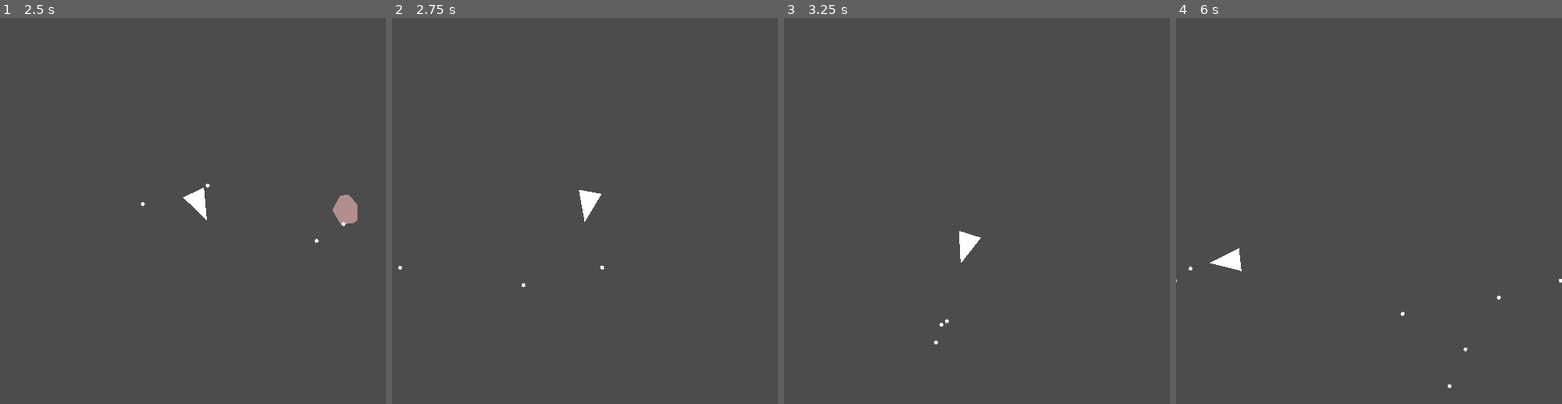
Above: before the commit, frames 1-4 (left to right).
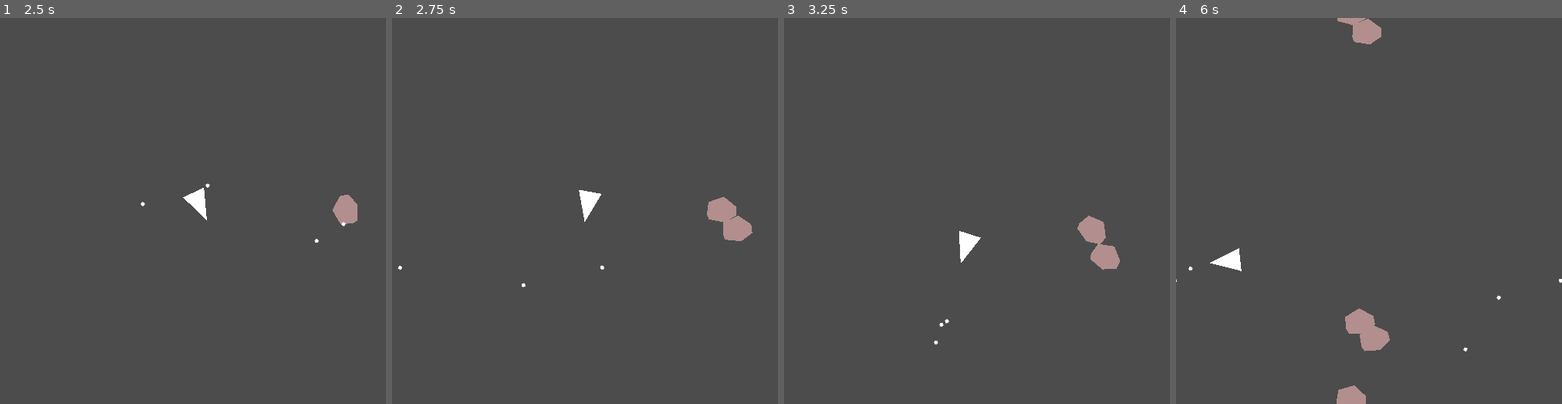
Above: after the commit, the same moments.

Repository: leddkire/godot-asteroids
Game: Godot game, scene res://Main.tscn
The game is run twice, just before and just after one commit, with the same random seed, the same clock (stepped at 60 frames per second) and the same inputs.
Inputs (mouse positions are in pixels of both pictures, inside the frame that each line leads up to):
- Up to frame 1 (2.5 s): move the mouse to (277, 191) at 0.52 s; hold Right (move_right) 0.53-1.28 s; tap Space (shoot_projectile) at 0.6, 1.35, 2.1 s; click (277, 191) at 0.67 s; move the mouse to (115, 230) at 1.27 s; hold Left (move_left) 1.28-2.03 s; move the mouse to (231, 126) at 2.02 s; hold Right (move_right) from 2.03 s (still down)
- Up to frame 2 (2.75 s): keep holding Right (move_right)
- Up to frame 3 (3.25 s): move the mouse to (957, 288) at 2.77 s; release Right (move_right) at 2.78 s; hold Up (move_up) from 2.78 s (still down); tap Space (shoot_projectile) at 2.85 s; click (957, 288) at 2.92 s
- Up to frame 4 (6 s): move the mouse to (1484, 268) at 3.52 s; release Up (move_up) at 3.53 s; hold Left (move_left) 3.53-5.78 s; tap Space (shoot_projectile) every 0.75 s from 3.6 to 5.85 s; move the mouse to (1253, 153) at 4.27 s; move the mouse to (1388, 211) at 5.02 s; click (1388, 211) at 5.17 s; move the mouse to (1311, 114) at 5.77 s; hold Right (move_right) from 5.78 s (still down)

Frame 1 is identical in both runs. In frame 2, 0.7% of the frame differs, in the area x 81-94%, y 46-58%; in frame 3, 0.8%; in frame 4, 1.5%, in the area x 41-72%, y 0-100%.

Commit message:
Implement splitting rule for asteroids

Diff:
--- a/Main.gd
+++ b/Main.gd
@@ -31,10 +31,18 @@
     var center_asteroid = asteroid_scene.instance()
     center_asteroid.position = Vector2(100,100) # Position should be random
     add_child(center_asteroid)
+    center_asteroid.size = "L"
     center_asteroid.screen_id = EntityCensus.issue_new_id()
     EntityCensus.add_entity_to_census(center_asteroid)
-    var surrounding_asteroids = generate_screen_wrap_objects(asteroid_scene, 8, center_asteroid.screen_id)
+    var surrounding_asteroids = generate_asteroid_screen_wrap_objects(asteroid_scene, 8, center_asteroid.screen_id)
     entity_screen_wrap_rule.reposition_around(center_asteroid, surrounding_asteroids)
+
+func generate_asteroid_screen_wrap_objects(scene, amount_to_instance, screen_id):
+    var objects = []
+    for object in generate_screen_wrap_objects(scene, amount_to_instance, screen_id):
+        object.size = "L"
+        objects.append(object)
+    return objects
 
 func generate_screen_wrap_objects(scene, amount_to_instance, screen_id):
     var objects = []
--- a/asteroids/Asteroid.gd
+++ b/asteroids/Asteroid.gd
@@ -2,10 +2,18 @@
 class_name Asteroid
 
 var screen_id
+var size
+
+onready var splitting_rule_resource = load("res://rules/splitting/AsteroidSplittingRule.gd")
+var splitting_rule: AsteroidSplittingRule
 
 func _ready():
     self.custom_integrator = false
     add_to_group(GroupConstants.DRIFTS)
+    self.splitting_rule = splitting_rule_resource.new()
+
+func initialize(initial_size):
+    print_debug("Initialized new asteroid: " + self.name + " with size: " + size)
 
 func set_new_position(pos: Vector2):
     var current_velocity = self.linear_velocity
@@ -23,8 +31,7 @@
     queue_free()
 
 func can_be_split() -> bool:
-    return false
+    return splitting_rule.can_be_split(self)
 
 func split():
-    queue_free()
-    return []
+    return splitting_rule.split(self)
--- a/project.godot
+++ b/project.godot
@@ -13,6 +13,11 @@
 "class": "Asteroid",
 "language": "GDScript",
 "path": "res://asteroids/Asteroid.gd"
+}, {
+"base": "Reference",
+"class": "AsteroidSplittingRule",
+"language": "GDScript",
+"path": "res://rules/splitting/AsteroidSplittingRule.gd"
 }, {
 "base": "Node",
 "class": "BulletsWithAsteroidsRule",
@@ -36,6 +41,7 @@
 } ]
 _global_script_class_icons={
 "Asteroid": "",
+"AsteroidSplittingRule": "",
 "BulletsWithAsteroidsRule": "",
 "Edge": "",
 "EntityScreenWrapRule": "",
--- /dev/null
+++ b/rules/splitting/AsteroidSplittingRule.gd
@@ -0,0 +1,50 @@
+class_name AsteroidSplittingRule
+
+var scene
+
+var asteroid_splitting_table = {
+    "L": {
+        "shapes": [],
+        "pieces_to_split": range(2,3),
+        "next_size": "M"
+    },
+    "M": {
+        "shapes": [],
+        "pieces_to_split": range(2,3),
+        "next_size": "S"
+    },
+    "S": {
+        "shapes": [],
+        "pieces_to_split": range(2,3),
+        "next_size": null
+    }
+}
+
+func _init():
+    scene = load("res://asteroids/Asteroid.tscn")
+
+func can_be_split(asteroid) -> bool:
+    var next_size = asteroid_splitting_table[asteroid.size]["next_size"]
+    return next_size != null
+
+func split(asteroid):
+    if(can_be_split(asteroid)):
+        var splitting_info = asteroid_splitting_table[asteroid.size]
+        var pieces_to_split_range = splitting_info["pieces_to_split"]
+        var pieces_to_split = pieces_to_split_range[rand_range(0, pieces_to_split_range.size())]
+
+        var split_asteroids = []
+        for _i in range(pieces_to_split):
+            #print_debug("Splitting piece #" + str(i) + " from asteroid: " + self.name + " with size: " + size)
+            var new_asteroid = scene.instance()
+            new_asteroid.size = splitting_info["next_size"]
+            new_asteroid.screen_id = EntityCensus.issue_new_id()
+            new_asteroid.position = asteroid.position
+            EntityCensus.add_entity_to_census(new_asteroid)
+            split_asteroids.append(new_asteroid)
+            asteroid.get_parent().call_deferred('add_child',new_asteroid)
+        asteroid.queue_free()
+        return split_asteroids
+    else:
+        print_debug("An asteroid was expected to split, but it couldn't.")
+        return []
